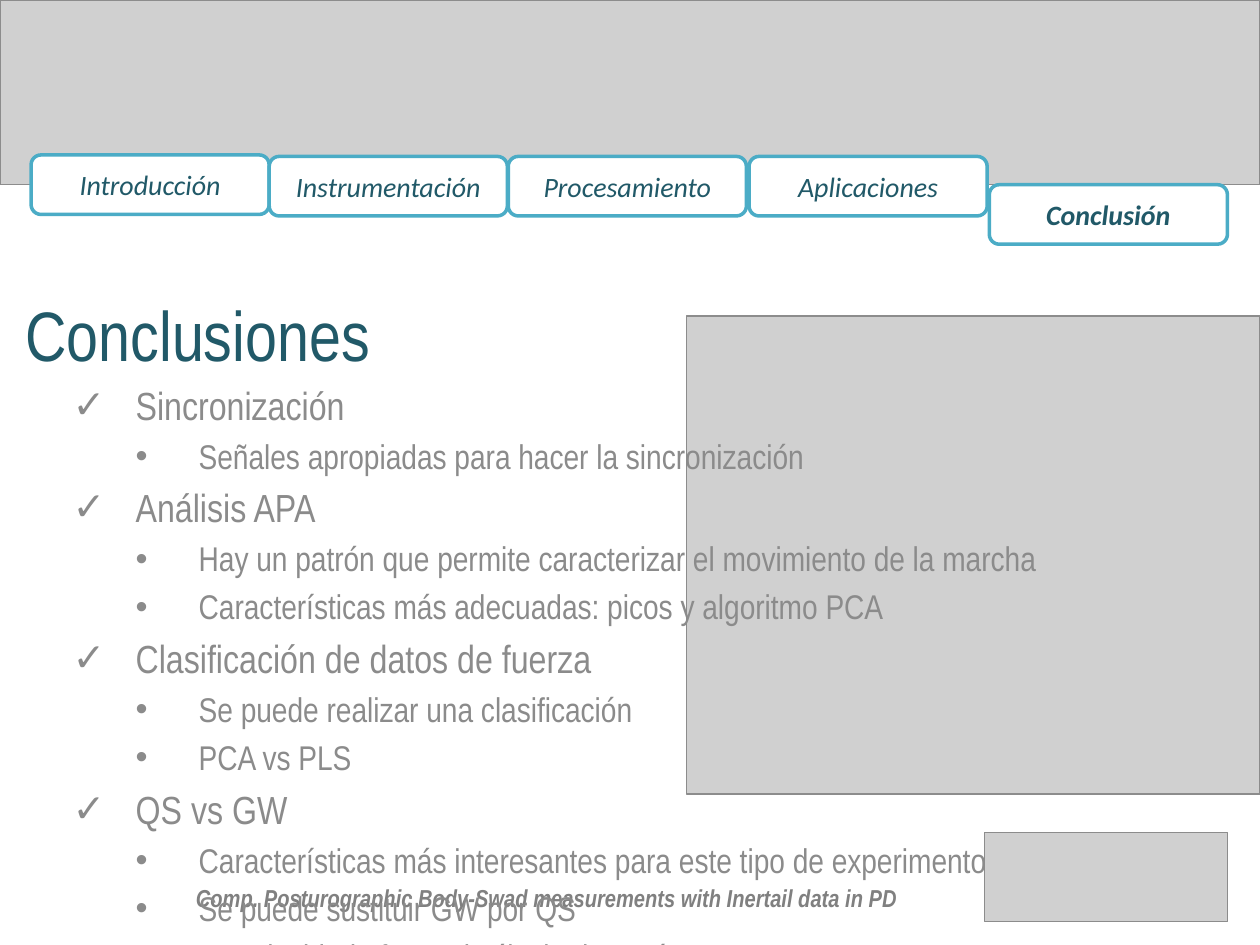
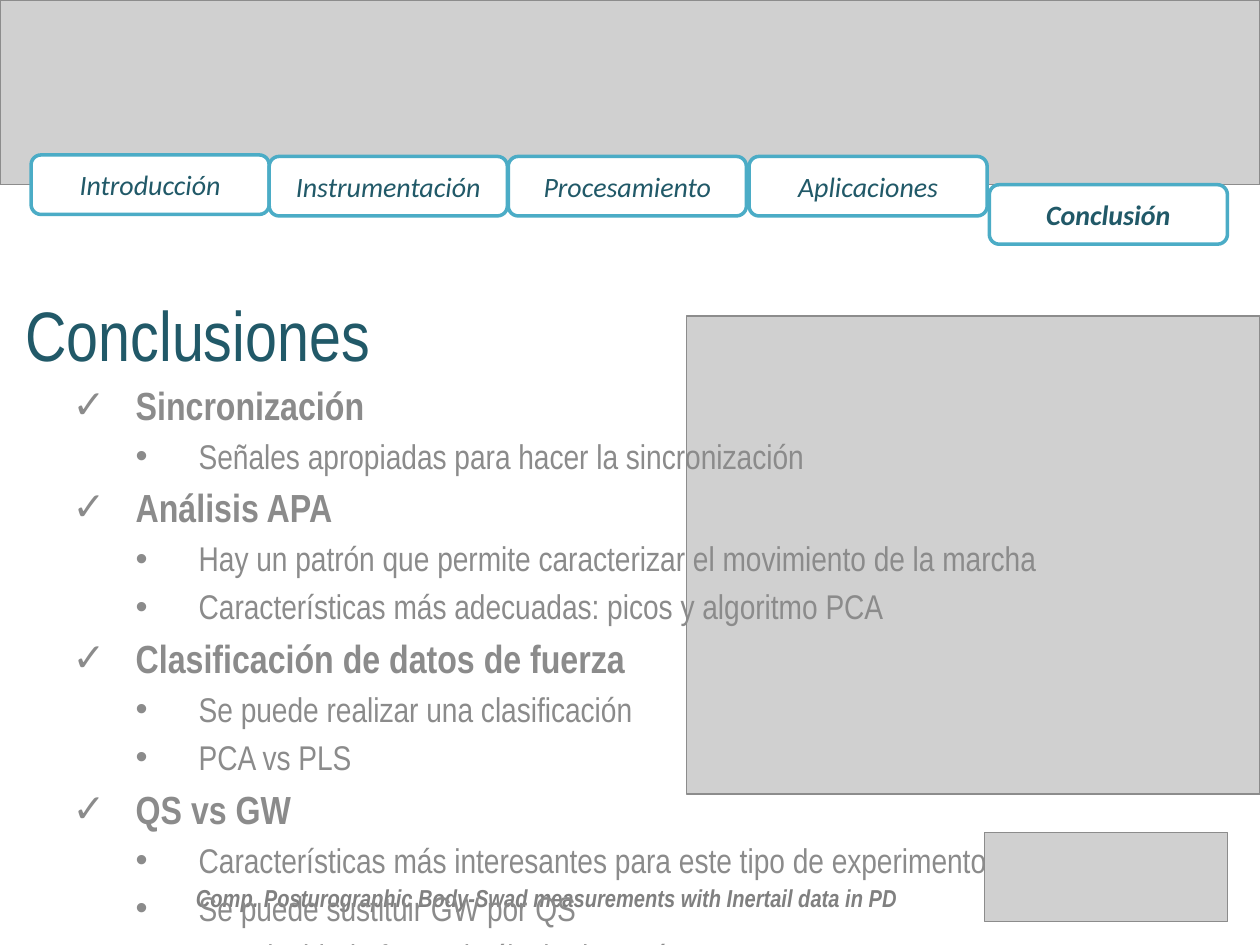
Before and after one commit to aolivares/APA, a slide deck: slide 27 of Documents/Project report Vero/Presentation/Presentation_V2.pptx. Drawn at 1260x945 pixels with LibreOffice and Linux fonts; fonts in the diff are those of the drawing; grey boxes stand for pictures. Boxes give left, top, right and bottom in pixels: in the first picture for what was removed or moved away, otherwise in the second. Text is boxed around its words. In the diff, an @@ line names an element or a change of style, - is before the commit and + after.

```diff
--- a/Documents/Project report Vero/Presentation/Presentation_V2.pptx
+++ b/Documents/Project report Vero/Presentation/Presentation_V2.pptx
@@ subtitle at [136,391,625,831]: bold on in "Sincronización", "Análisis APA", "Clasificación de datos de fuerza", "QS vs GW" @@
```
Also in this commit, not shown: 5 other slides changed.
